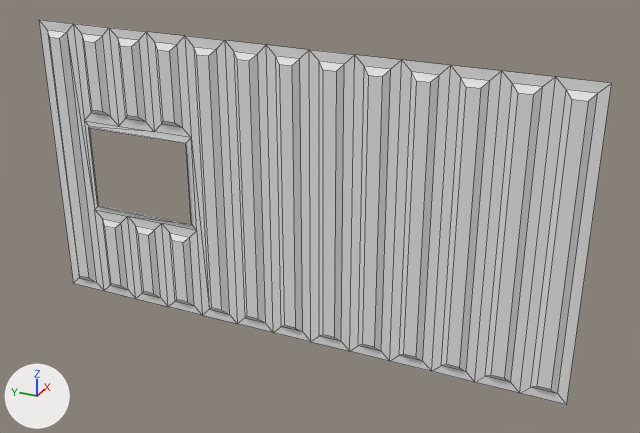
Renders of the OBJ model Prototype/Assets/Models/ContainerBack.obj from each side of a commit.
The view is the same before and after, from a 50 mm camera at (-602.0, -299.0, 295.0) aimed at (4.0, -26.0, -8.0). The axes (+X, +Y, +Z) are drawn at lower left. The lights are the same throughout. Mesh edges are drawn as thin lines. Where no turn or scale is listed for an object, it has been applied to the vertices.

Names of what the first picture shows: 'ContainerBack'.
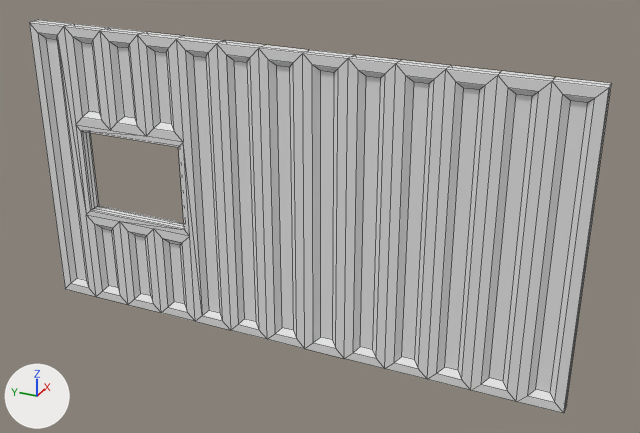
The newer file is also turned or shifted as a whole; pictures and numbers use the older file's frame.

Patch to the scene script:
```diff
--- a/Prototype/Assets/Models/ContainerBack.obj.py
+++ b/Prototype/Assets/Models/ContainerBack.obj.py
@@ me_containerback @@
 # used by ob_containerback; location = (0.0, 0.0, 0.0)
-me_containerback.from_pydata(...)  # 172 vertices, 156 faces; spans x -2.0..2.0, y -240.0..240.0, z -130.0..130.0
-me_containerback.materials.append(mat_containerbackwire_008061138)  # white #e7e7e7
+me_containerback.from_pydata(...)  # 376 vertices, 376 faces; spans x -10.0..2.0, y -240.0..240.0, z -130.0..130.0
+# me_containerback part 1
+# 26 vertices are added at x -10.0..-4.0, y 92.0..203.0, z -43.0..117.0
+# 28 new vertices lie (-6.0, 0.0, 0.0) away from vertices in x 2.0, y -240.0..240.0, z -130.0..130.0
+# 28 new vertices lie (-6.0, 0.0, 0.0) away from vertices in x -4.0, y -240.0..240.0, z -130.0..130.0
+# 13 new vertices lie (0.0, -8.0, 8.0) away from vertices in x -10.0, y -203.0..240.0, z -130.0
+# 13 new vertices lie (4.0, -5.0, 5.0) away from vertices in x -10.0, y -211.0..232.0, z -122.0
+# 13 new vertices lie (0.0, 8.0, 8.0) away from vertices in x -10.0, y -240.0..203.0, z -130.0
+# 20 new vertices lie (0.0, 0.0, 244.0) away from vertices in x -10.0, y -232.0..232.0, z -122.0
+# 13 new vertices lie (4.0, 5.0, 5.0) away from vertices in x -10.0, y -232.0..211.0, z -122.0
+# 20 new vertices lie (0.0, 0.0, 234.0) away from vertices in x -6.0, y -227.0..227.0, z -117.0
+# 6 new vertices lie (0.0, 0.0, 61.0) away from vertices in x -6.0, y 105.0..190.0, z -117.0
+# 6 new vertices lie (0.0, 0.0, 71.0) away from vertices in x -10.0, y 100.0..195.0, z -122.0
+# 6 new vertices lie (0.0, 8.0, 8.0) away from vertices in x -10.0, y 92.0..195.0, z -51.0..43.0
+# 6 new vertices lie (0.0, 0.0, 71.0) away from vertices in x -10.0, y 100.0..195.0, z 51.0
+# 6 new vertices lie (0.0, 0.0, -61.0) away from vertices in x -6.0, y 105.0..190.0, z 117.0
+# 220 new faces join them
```

Boxes (x1, y1, x2, y2) around the edits, measured in the pictures (640 x 433 px):
'ContainerBack', reshaped
    before: (39, 20, 612, 404)
    after: (29, 20, 612, 413)
part 1 of me_containerback, added
    after: (29, 20, 612, 413)
